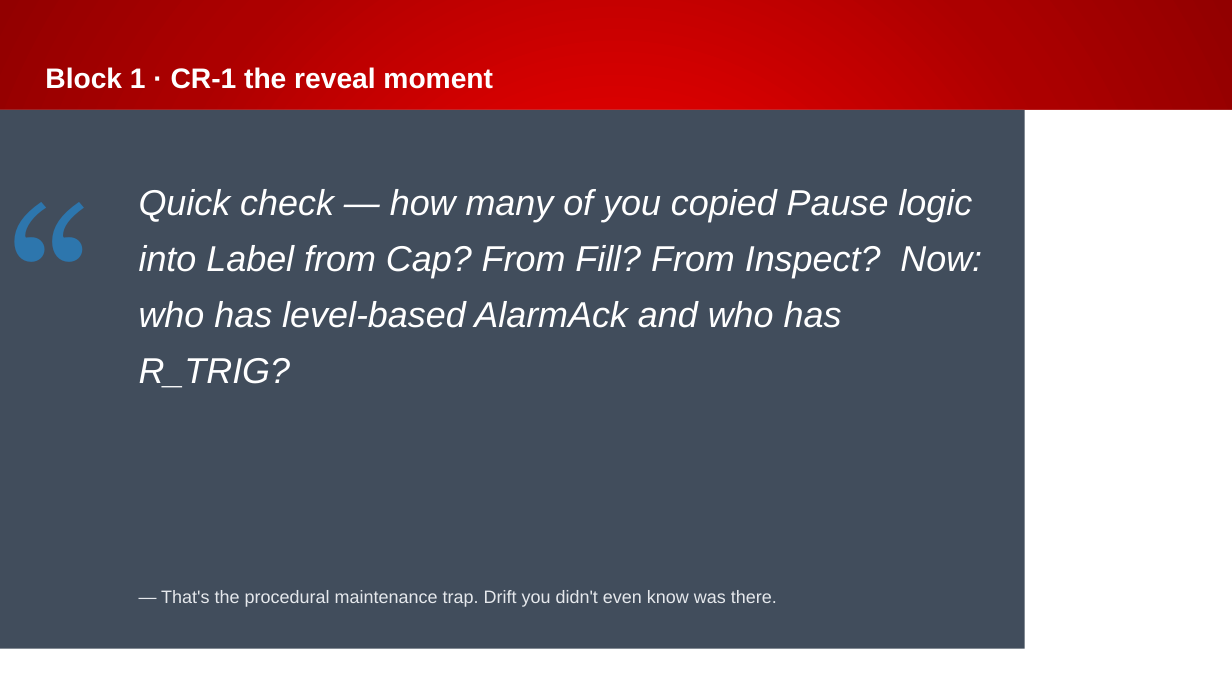
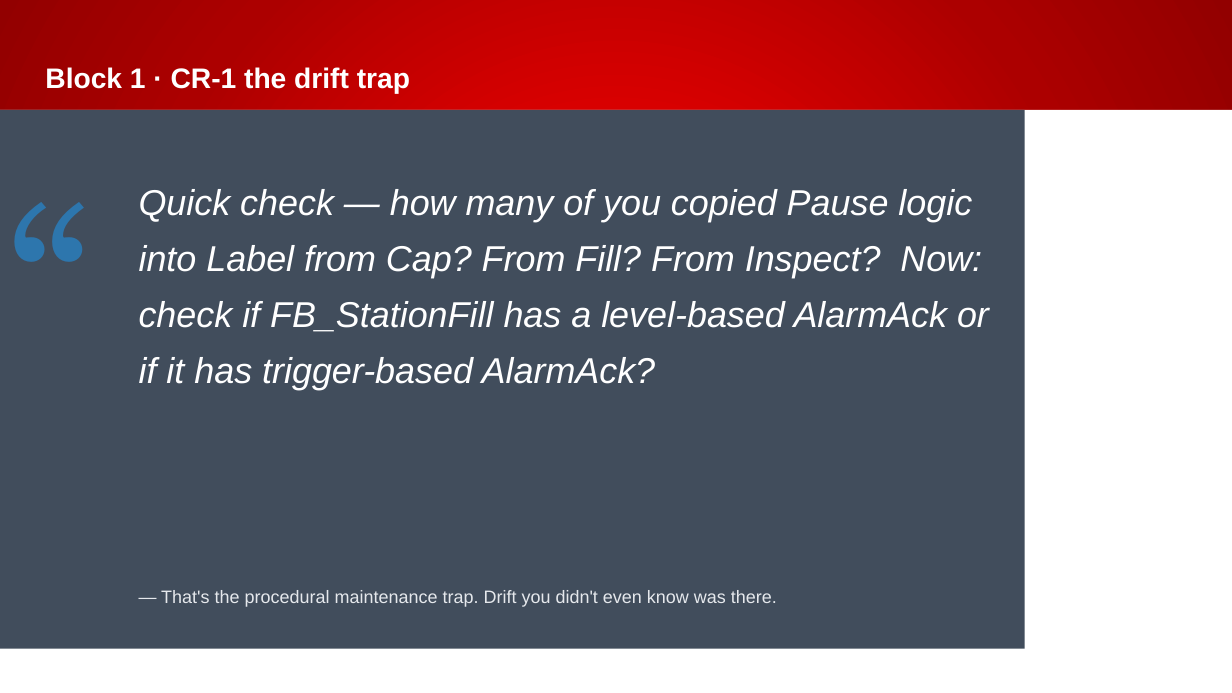
Before and after one commit to Beckhoff-USA-Community/Procedural_To_SOLID, a slide deck: slide 23 of presentation/NEM2026_workshop.pptx (slide 15 before the commit). Drawn at 1232x693 pixels with LibreOffice and Linux fonts; fonts in the diff are those of the drawing; background and template pictures are left out. Boxes give left, top, right and bottom in pixels: in the first picture for what was removed or moved away, otherwise in the second. Text is boxed around its words. In the diff, an @@ line names an element or a change of style, - is before the commit and + after.

```diff
--- a/presentation/NEM2026_workshop.pptx
+++ b/presentation/NEM2026_workshop.pptx
@@ title at [45, 67, 410, 94]: text changed @@
-Block 1 · CR-1 the reveal moment
+Block 1 · CR-1 the drift trap
@@ text at [139, 189, 989, 390]: text changed @@
-Quick check — how many of you copied Pause logic into Label from Cap? From Fill? From Inspect? Now: who has level-based AlarmAck and who has R_TRIG?
+Quick check — how many of you copied Pause logic into Label from Cap? From Fill? From Inspect? Now: check if FB_StationFill has a level-based AlarmAck or if it has trigger-based AlarmAck?
```
Also in this commit, not shown: 21 other slides changed, 15 slides added, 1 slide removed, 2 other files.
